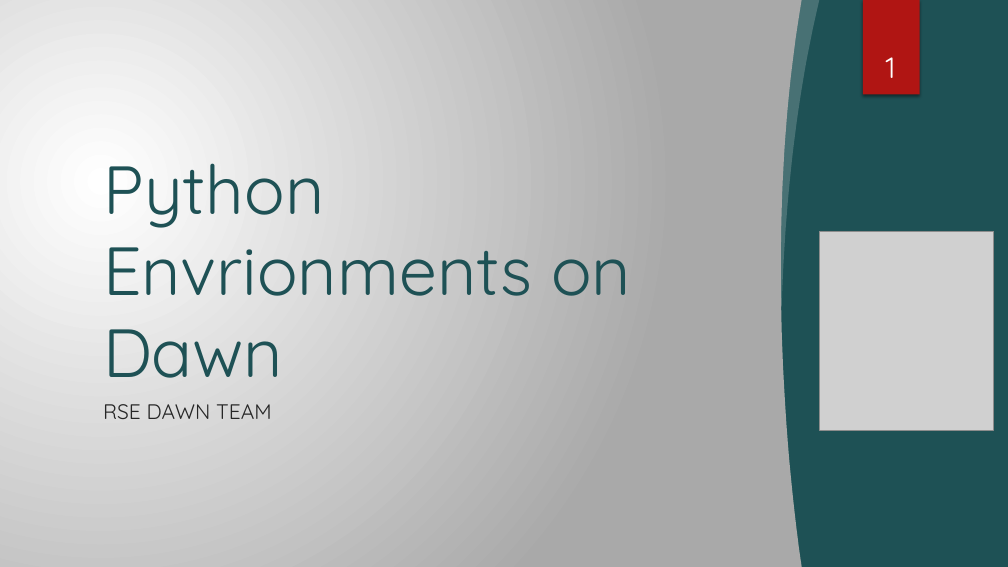
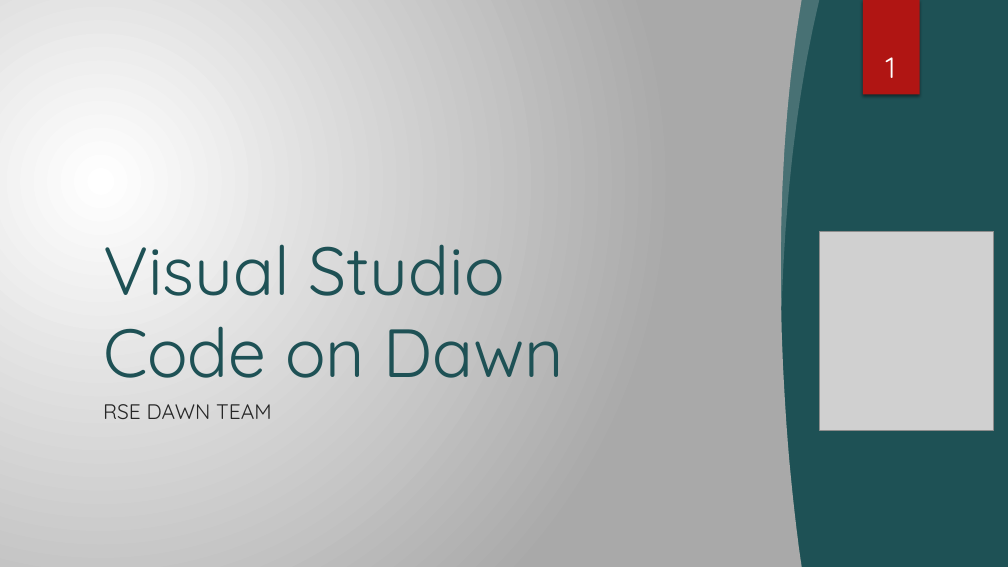
Before and after one commit to RSE-Cambridge/Intro-to-Dawn, a slide deck: slide 1 of Part3-PythonEnvironments/Slides/PyEnvs_onDAWN.pptx. Drawn at 1008x567 pixels with LibreOffice and Linux fonts; fonts in the diff are those of the drawing; grey boxes stand for pictures; background and template pictures are left out. Boxes give left, top, right and bottom in pixels: in the first picture for what was removed or moved away, otherwise in the second. Text is boxed around its words. In the diff, an @@ line names an element or a change of style, - is before the commit and + after.

Commit message:
VsCode tunnel on dawn
moved vscode on dawn

```diff
--- a/Part3-PythonEnvironments/Slides/PyEnvs_onDAWN.pptx
+++ b/Part3-PythonEnvironments/Slides/PyEnvs_onDAWN.pptx
@@ title at (x1=103, y1=244, x2=564, y2=378): text changed @@
-Python Envrionments on Dawn
+Visual Studio Code on Dawn
```
Also in this commit, not shown: 7 slides removed, 1 other file.
